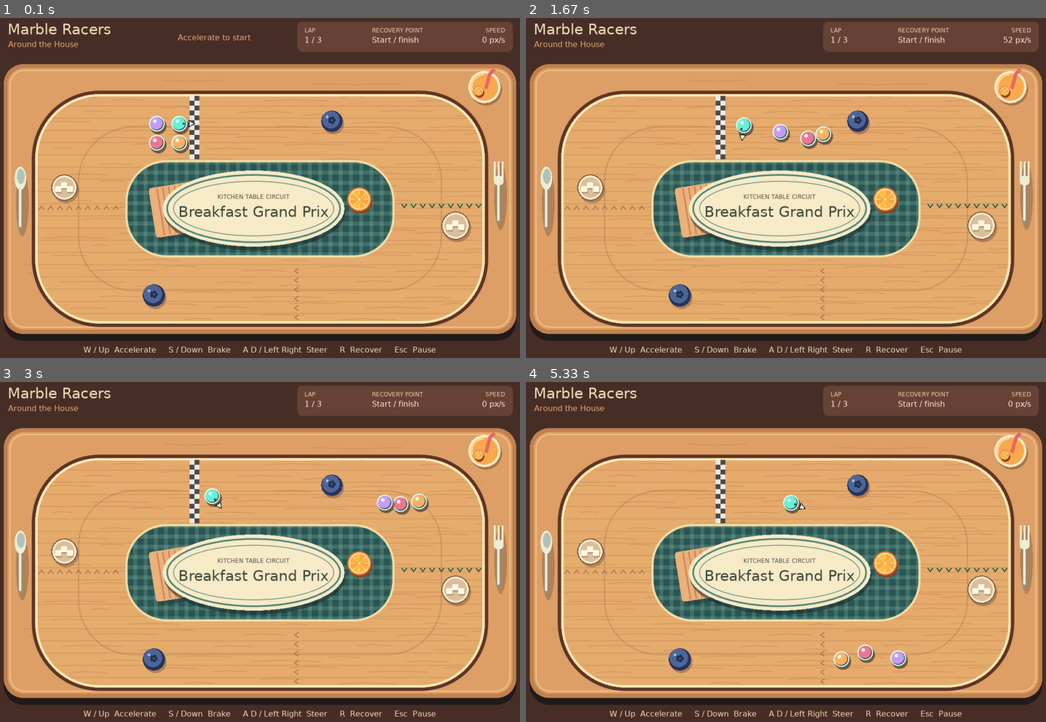
Above: before the commit, frames 1-4 (two rows, left to right).
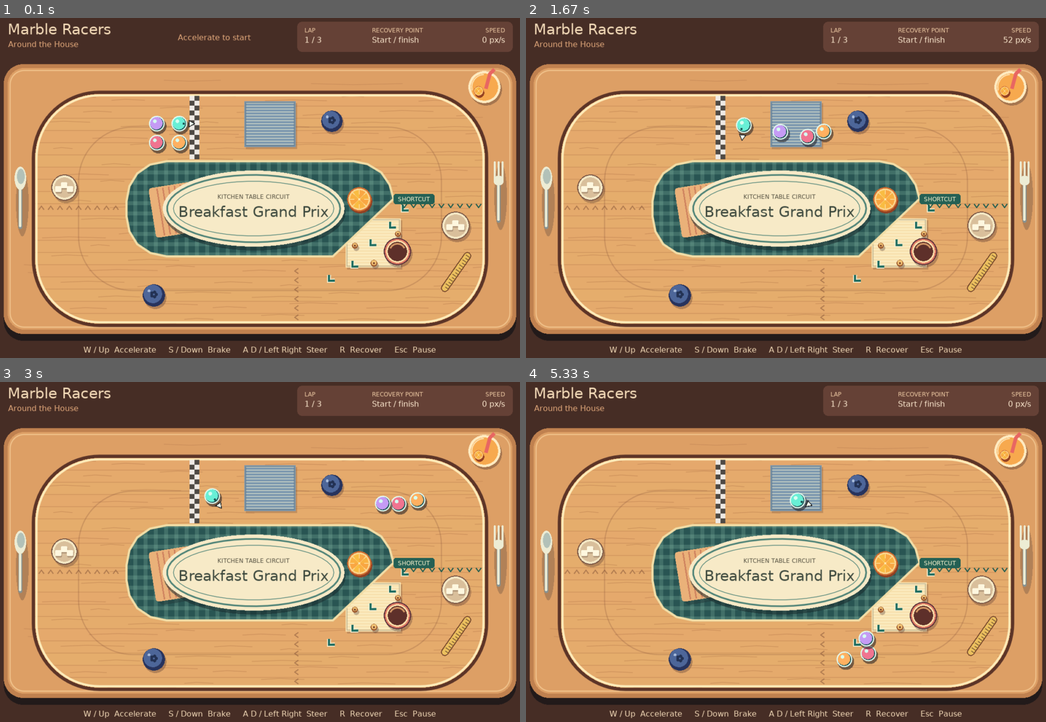
Above: after the commit, the same moments.

Repository: markmcmillan596-cpu/marple-racers
Game: LÖVE game, started from main.lua
Same seed, same stepped clock (60 frames per second), same inputs: the game is played once before the commit and once after it.
Inputs:
- Up to frame 1 (0.1 s): no input
- Up to frame 2 (1.67 s): tap W at 0.33 s; hold Right 0.67-1.13 s; hold Up 1.17-1.47 s; hold Right from 1.5 s (still down)
- Up to frame 3 (3 s): release Right at 1.97 s; hold Left 2-2.53 s; hold Down 2.57-2.87 s; hold Left from 2.9 s (still down)
- Up to frame 4 (5.33 s): release Left at 3.3 s; hold Up 3.33-3.7 s; hold Right 3.73-4.37 s; hold Down 4.4-4.77 s; hold Left 4.8-5.27 s; hold Right from 5.3 s (still down)

The runs differ from the first frame. In frame 1, 3.7% of the frame differs, in the area x 24-91%, y 24-81%; in frame 2, 3.6%; in frame 3, 4.1%; in frame 4, 4.3%, in the area x 24-91%, y 24-85%.

Commit message:
M06: Add surfaces, bank shots, and a legal shortcut

Diff:
--- a/assets/kitchen/art.lua
+++ b/assets/kitchen/art.lua
@@ -45,6 +45,48 @@
     ink(108, 61, 44, 0.22)
     g.setLineWidth(2)
     rounded("line", track.centerline)
+end
+
+function Art.drawSurfaces(regions)
+    for _, region in ipairs(regions) do
+        local x, y, w, h = region.x, region.y, region.w, region.h
+        ink(92, 62, 51, 0.27)
+        g.rectangle("fill", x + 3, y + 4, w, h)
+        if region.material == "napkin" then
+            ink(248, 226, 176)
+        else
+            ink(123, 151, 174)
+        end
+        g.rectangle("fill", x, y, w, h)
+        ink(255, 249, 215, 0.74)
+        g.setLineWidth(1)
+        for row = y + 4, y + h - 4, 6 do
+            g.line(x + 4, row, x + w - 4, row)
+        end
+        ink(67, 72, 74, 0.45)
+        g.rectangle("line", x + 3, y + 3, w - 6, h - 6)
+    end
+end
+
+function Art.drawShortcut(shortcut, font)
+    for _, point in pairs(shortcut.waypoints) do
+        g.push()
+        g.translate(point.x, point.y)
+        g.rotate(2.35)
+        ink(246, 241, 212, 0.92)
+        g.setLineWidth(8)
+        g.line(-4, -8, 4, 0, -4, 8)
+        ink(29, 108, 96)
+        g.setLineWidth(4)
+        g.line(-4, -8, 4, 0, -4, 8)
+        g.pop()
+    end
+    local x, y = shortcut.signX, shortcut.signY
+    ink(36, 96, 84)
+    g.rectangle("fill", x, y, 84, 21, 5)
+    ink(255, 247, 210)
+    g.setFont(font)
+    g.printf(shortcut.label, x, y + 3, 84, "center")
 end
 
 local function infield(mode, track)
@@ -162,11 +204,57 @@
     end
 end
 
+local function drawRuler(prop)
+    local dx, dy = prop.bx - prop.ax, prop.by - prop.ay
+    local length = math.sqrt(dx * dx + dy * dy)
+    local r = prop.radius
+    g.push()
+    g.translate(prop.ax, prop.ay)
+    g.rotate(math.atan2(dy, dx))
+    ink(115, 68, 42)
+    g.rectangle("fill", 0, -r, length, r * 2)
+    g.circle("fill", 0, 0, r)
+    g.circle("fill", length, 0, r)
+    ink(236, 192, 94)
+    g.rectangle("fill", 0, -r + 2, length, r * 2 - 4)
+    g.circle("fill", 0, 0, r - 2)
+    g.circle("fill", length, 0, r - 2)
+    ink(103, 72, 43)
+    g.setLineWidth(1)
+    for x = 0, length, 6 do
+        g.line(x, -r + 3, x, x % 12 == 0 and 3 or 0)
+    end
+    g.pop()
+end
+
 function Art.drawSolid(prop)
+    if prop.kind == "ruler" then
+        drawRuler(prop)
+        return
+    end
     local x, y, r = prop.x, prop.y, prop.radius
     ink(81, 50, 43, 0.34)
     g.circle("fill", x + 3, y + 5, r)
-    if prop.kind == "blueberry" then
+    if prop.kind == "cereal" then
+        ink(151, 79, 38)
+        g.circle("fill", x, y, r)
+        ink(245, 199, 117)
+        g.circle("fill", x, y - 1, r - 1.5)
+        ink(135, 80, 55)
+        g.circle("fill", x, y, r * 0.38)
+    elseif prop.kind == "mug" then
+        ink(83, 42, 55)
+        g.circle("fill", x, y, r)
+        ink(224, 124, 101)
+        g.circle("fill", x, y, r - 2)
+        ink(252, 225, 172)
+        g.circle("fill", x, y, r - 5)
+        ink(94, 48, 42)
+        g.circle("fill", x, y, r - 8)
+        ink(214, 153, 102)
+        g.setLineWidth(3)
+        g.arc("line", "open", x, y, r - 12, 3.6, 5.8)
+    elseif prop.kind == "blueberry" then
         ink(39, 51, 93)
         g.circle("fill", x, y, r)
         ink(77, 102, 153)
--- /dev/null
+++ b/data/physics/surfaces.lua
@@ -0,0 +1,7 @@
+-- Drag is additional velocity decay per second. Grip scales yaw response
+-- and lateral grip. Wood reproduces the original arcade handling.
+return {
+    wood = { drag = 0, grip = 1 },
+    napkin = { drag = 1.55, grip = 1 },
+    placemat = { drag = 0, grip = 0.64 },
+}
--- a/data/racers/breakfast.lua
+++ b/data/racers/breakfast.lua
@@ -1,6 +1,6 @@
 -- Pace scales the target speed. Lane offset moves the line inward (+) or outward (-).
 return {
     { pace = 1.00, laneOffset = -9 },
-    { pace = 0.95, laneOffset = 0 },
+    { pace = 0.95, laneOffset = 0, useShortcut = true },
     { pace = 0.91, laneOffset = 9 },
 }
--- a/main.lua
+++ b/main.lua
@@ -1,19 +1,17 @@
 local Game = require("src.game")
 local Renderer = require("src.renderer")
-local track = require("tracks.kitchen")
-
 local game
 local view
 
 function love.load(arguments)
     love.keyboard.setKeyRepeat(false)
-    local course = track
+    local course = "tracks.kitchen_advanced"
     for _, option in ipairs(arguments) do
         if option == "--classic" then
-            course = require("tracks.breakfast")
+            course = "tracks.breakfast"
         end
     end
-    game = Game.newRace(course)
+    game = Game.newRace(require(course))
     view = Renderer.new()
 end
 
--- a/src/ai_driver.lua
+++ b/src/ai_driver.lua
@@ -6,11 +6,18 @@
 local WAYPOINT_TIMEOUT = 3.5
 local GATE_TIMEOUT = 9
 
-function Driver.new(waypoints, style)
+function Driver.new(waypoints, style, shortcut)
+    local route = waypoints
+    if style.useShortcut and shortcut then
+        route = {}
+        for index, waypoint in ipairs(waypoints) do
+            route[index] = shortcut.waypoints[index] or waypoint
+        end
+    end
     local line = {}
-    for index, waypoint in ipairs(waypoints) do
-        local previous = waypoints[(index - 2) % #waypoints + 1]
-        local following = waypoints[index % #waypoints + 1]
+    for index, waypoint in ipairs(route) do
+        local previous = route[(index - 2) % #route + 1]
+        local following = route[index % #route + 1]
         local dx, dy = following.x - previous.x, following.y - previous.y
         local length = math.sqrt(dx * dx + dy * dy)
         line[index] = {
--- a/src/game.lua
+++ b/src/game.lua
@@ -45,7 +45,7 @@
 function Game.newRace(track, tuning)
     local game = Game.new(track, tuning, track.grid[1])
     for index, style in ipairs(track.opponents) do
-        addRacer(game, track.grid[index + 1], Driver.new(track.waypoints, style))
+        addRacer(game, track.grid[index + 1], Driver.new(track.waypoints, style, track.shortcut))
     end
     game.waiting = true
     return game
--- a/src/marble.lua
+++ b/src/marble.lua
@@ -1,4 +1,5 @@
 local defaults = require("data.physics.arcade")
+local wood = require("data.physics.surfaces").wood
 
 local Marble = {}
 Marble.__index = Marble
@@ -20,17 +21,18 @@
     return math.sqrt(self.vx * self.vx + self.vy * self.vy)
 end
 
-function Marble:step(input, dt)
+function Marble:step(input, dt, surface)
+    surface = surface or wood
     local tuning = self.tuning
     local speed = self:speed()
     local gripLoss = (1 - tuning.minimumSteeringGrip) * speed / tuning.driveSpeed
     local steeringGrip = math.max(tuning.minimumSteeringGrip, 1 - gripLoss)
-    self.angle = (self.angle + input.steer * tuning.steeringRate * steeringGrip * dt) % (2 * math.pi)
+    self.angle = (self.angle + input.steer * tuning.steeringRate * steeringGrip * surface.grip * dt) % (2 * math.pi)
 
     local hx, hy = math.cos(self.angle), math.sin(self.angle)
     -- Resolve velocity along and across the heading so lateral slip fades quickly.
     local forward = self.vx * hx + self.vy * hy
-    local sideways = (self.vy * hx - self.vx * hy) * math.exp(-tuning.lateralDrag * dt)
+    local sideways = (self.vy * hx - self.vx * hy) * math.exp(-tuning.lateralDrag * surface.grip * dt)
     if input.brake then
         local slowdown = math.max(0, speed - tuning.braking * dt) / math.max(speed, 1e-9)
         forward, sideways = forward * slowdown, sideways * slowdown
@@ -40,8 +42,9 @@
         forward = forward * math.exp(-tuning.coastDrag * dt)
     end
 
-    self.vx = hx * forward - hy * sideways
-    self.vy = hy * forward + hx * sideways
+    local drag = math.exp(-surface.drag * dt)
+    self.vx = (hx * forward - hy * sideways) * drag
+    self.vy = (hy * forward + hx * sideways) * drag
     self.x = self.x + self.vx * dt
     self.y = self.y + self.vy * dt
 end
--- a/src/physics.lua
+++ b/src/physics.lua
@@ -1,5 +1,6 @@
 local defaults = require("data.physics.arcade")
 local TrackCollision = require("src.track_collision")
+local Surfaces = require("src.surfaces")
 
 local Physics = {}
 local NEUTRAL = { steer = 0 }
@@ -57,7 +58,8 @@
 function Physics.step(track, marbles, inputs, dt, tuning)
     tuning = tuning or defaults
     for index, marble in ipairs(marbles) do
-        marble:step(inputs[index] or NEUTRAL, dt)
+        local surface = Surfaces.at(track, marble.x, marble.y)
+        marble:step(inputs[index] or NEUTRAL, dt, surface)
     end
     resolveTrack(track, marbles, tuning.trackBounce)
 
--- a/src/renderer.lua
+++ b/src/renderer.lua
@@ -1,5 +1,3 @@
-local KitchenArt = require("assets.kitchen.art")
-
 local Renderer = {}
 Renderer.__index = Renderer
 
@@ -166,10 +164,17 @@
     g.clear(0, 0, 0, 1)
     self:drawTable()
     if track.theme == "kitchen" then
+        local KitchenArt = require("assets.kitchen.art")
         KitchenArt.drawWood(track)
+        if track.surfaceRegions then
+            KitchenArt.drawSurfaces(track.surfaceRegions)
+        end
         KitchenArt.drawInfield(track)
         for _, prop in ipairs(track.decorations) do
             KitchenArt.drawDecor(prop, track, self)
+        end
+        if track.shortcut then
+            KitchenArt.drawShortcut(track.shortcut, self.small)
         end
         for _, prop in ipairs(track.obstacles) do
             KitchenArt.drawSolid(prop)
--- /dev/null
+++ b/src/surfaces.lua
@@ -0,0 +1,20 @@
+local defaults = require("data.physics.surfaces")
+
+local Surfaces = {}
+
+function Surfaces.at(track, x, y)
+    local profiles = track.surfaceProfiles or defaults
+    local regions = track.surfaceRegions
+    if regions then
+        -- The last listed layer wins, just as it does in the artwork.
+        for index = #regions, 1, -1 do
+            local region = regions[index]
+            if x >= region.x and x < region.x + region.w and y >= region.y and y < region.y + region.h then
+                return profiles[region.material], region.material
+            end
+        end
+    end
+    return profiles.wood, "wood"
+end
+
+return Surfaces
--- a/src/track_collision.lua
+++ b/src/track_collision.lua
@@ -44,25 +44,88 @@
     end
 end
 
+local function closestOnSegment(x, y, ax, ay, bx, by)
+    local dx, dy = bx - ax, by - ay
+    local fraction = clamp(((x - ax) * dx + (y - ay) * dy) / (dx * dx + dy * dy), 0, 1)
+    return ax + dx * fraction, ay + dy * fraction
+end
+
+-- The island is a convex polygon with clockwise screen-space vertices.
+local function polygonDistance(points, x, y)
+    local inside = true
+    local closestSquared, nearestX, nearestY = math.huge, 0, 0
+    local edgeX, edgeY
+    local ax, ay = points[#points - 1], points[#points]
+    for index = 1, #points, 2 do
+        local bx, by = points[index], points[index + 1]
+        local dx, dy = bx - ax, by - ay
+        if dx * (y - ay) - dy * (x - ax) < 0 then
+            inside = false
+        end
+        local px, py = closestOnSegment(x, y, ax, ay, bx, by)
+        local nx, ny = x - px, y - py
+        local squared = nx * nx + ny * ny
+        if squared < closestSquared then
+            closestSquared, nearestX, nearestY = squared, nx, ny
+            edgeX, edgeY = dx, dy
+        end
+        ax, ay = bx, by
+    end
+
+    if closestSquared == 0 then
+        local length = math.sqrt(edgeX * edgeX + edgeY * edgeY)
+        return 0, edgeY / length, -edgeX / length
+    end
+    local distance = math.sqrt(closestSquared)
+    local signed = inside and -distance or distance
+    return signed, nearestX / signed, nearestY / signed
+end
+
+local function resolveProp(prop, marble, trackBounce)
+    local x, y = prop.x, prop.y
+    if prop.shape == "capsule" then
+        x, y = closestOnSegment(marble.x, marble.y, prop.ax, prop.ay, prop.bx, prop.by)
+    end
+    local dx, dy = marble.x - x, marble.y - y
+    local squared = dx * dx + dy * dy
+    local reach = prop.radius + marble.radius
+    if squared >= reach * reach then
+        return
+    end
+
+    local bounce = prop.bounce or trackBounce
+    local distance = math.sqrt(squared)
+    if distance > 0 then
+        separate(marble, reach - distance, dx / distance, dy / distance, bounce)
+    elseif prop.shape == "capsule" then
+        local edgeX, edgeY = prop.bx - prop.ax, prop.by - prop.ay
+        local length = math.sqrt(edgeX * edgeX + edgeY * edgeY)
+        separate(marble, reach, edgeY / length, -edgeX / length, bounce)
+    else
+        separate(marble, reach, 1, 0, bounce)
+    end
+end
+
 function Collision.resolve(track, marble, bounce)
     bounce = bounce or defaults.trackBounce
     local outer, ox, oy = roundedRectangle(track.outer, marble.x, marble.y)
     separate(marble, outer + marble.radius, -ox, -oy, bounce)
 
-    local island, ix, iy = roundedRectangle(track.island, marble.x, marble.y)
-    separate(marble, marble.radius - island, ix, iy, bounce)
+    local bounds = track.island
+    local x, y, radius = marble.x, marble.y, marble.radius
+    if x > bounds.x - radius and x < bounds.x + bounds.w + radius
+        and y > bounds.y - radius and y < bounds.y + bounds.h + radius then
+        local distance, nx, ny
+        if track.infield then
+            distance, nx, ny = polygonDistance(track.infield, x, y)
+        else
+            distance, nx, ny = roundedRectangle(bounds, x, y)
+        end
+        separate(marble, radius - distance, nx, ny, bounce)
+    end
 
     for _, obstacle in ipairs(track.obstacles) do
-        local dx, dy = marble.x - obstacle.x, marble.y - obstacle.y
-        local distance = math.sqrt(dx * dx + dy * dy)
-        local overlap = obstacle.radius + marble.radius - distance
-        if overlap > 0 then
-            if distance > 0 then
-                separate(marble, overlap, dx / distance, dy / distance, bounce)
-            else
-                separate(marble, overlap, 1, 0, bounce)
-            end
-        end
+        resolveProp(obstacle, marble, bounce)
     end
 end
 
--- a/tests/ai_race.lua
+++ b/tests/ai_race.lua
@@ -1,7 +1,7 @@
 -- Run from the project root with lua tests/ai_race.lua.
 local Driver = require("src.ai_driver")
 local Game = require("src.game")
-local track = require((arg and arg[1]) or "tracks.kitchen")
+local track = require((arg and arg[1]) or "tracks.kitchen_advanced")
 
 local FRAME = 1 / 60
 local STEP = 1 / 120
--- /dev/null
+++ b/tests/track_mechanics.lua
@@ -0,0 +1,155 @@
+-- Run from the project root with lua tests/track_mechanics.lua.
+local Driver = require("src.ai_driver")
+local Game = require("src.game")
+local Marble = require("src.marble")
+local Physics = require("src.physics")
+local Surfaces = require("src.surfaces")
+local profiles = require("data.physics.surfaces")
+local track = require("tracks.kitchen_advanced")
+local classic = require("tracks.breakfast")
+local kitchen = require("tracks.kitchen")
+
+local STEP, FRAME = 1 / 120, 1 / 60
+local neutral = { steer = 0 }
+local throttle = { accelerate = true, steer = 0 }
+
+local function marbleAt(x, y, angle, vx, vy)
+    local marble = Marble.new({ x = x, y = y, angle = angle })
+    marble.vx, marble.vy = vx, vy
+    return marble
+end
+
+local function near(actual, expected)
+    assert(math.abs(actual - expected) < 1e-7, ("%g differs from %g"):format(actual, expected))
+end
+
+assert(#classic.obstacles == 4 and #kitchen.obstacles == 4)
+assert(classic.surfaceRegions == nil and kitchen.shortcut == nil)
+assert(#kitchen.decorations > 0 and #track.obstacles > #kitchen.obstacles)
+assert(Surfaces.at(track, 480, 224) == profiles.wood)
+assert(Surfaces.at(track, 560, 224) == profiles.placemat)
+assert(Surfaces.at(track, 778, 465) == profiles.napkin)
+assert(Surfaces.at(classic, 560, 224) == profiles.wood)
+
+local wood = marbleAt(480, 224, 0, 180, 0)
+local napkin = marbleAt(774, 465, 0, 180, 0)
+Physics.step(track, { wood }, { throttle }, STEP)
+Physics.step(track, { napkin }, { throttle }, STEP)
+near(wood.vx, 180 + wood.tuning.acceleration * STEP)
+near(napkin.vx, wood.vx * math.exp(-profiles.napkin.drag * STEP))
+
+wood = marbleAt(480, 224, 0, 130, 70)
+local mat = marbleAt(560, 224, 0, 130, 70)
+Physics.step(track, { wood }, { neutral }, STEP)
+Physics.step(track, { mat }, { neutral }, STEP)
+near(wood.vx, 130 * math.exp(-wood.tuning.coastDrag * STEP))
+assert(mat.vy > wood.vy, "Placemat did not retain more lateral slip")
+local steer = { steer = 1 }
+Physics.step(track, { wood }, { steer }, STEP)
+Physics.step(track, { mat }, { steer }, STEP)
+assert(mat.angle < wood.angle, "Placemat did not soften steering")
+
+local override = {
+    surfaceRegions = track.surfaceRegions,
+    surfaceProfiles = { wood = profiles.wood, placemat = profiles.placemat, napkin = { drag = 5, grip = 1 } },
+}
+near(Surfaces.at(override, 778, 465).drag, 5)
+print("PASS wood, napkin drag, placemat traction, and configurable surface profiles")
+
+local cereal, ruler
+for _, prop in ipairs(track.obstacles) do
+    if prop.kind == "cereal" then
+        cereal = cereal or prop
+    elseif prop.kind == "ruler" then
+        ruler = prop
+    end
+end
+local hit = marbleAt(cereal.x, cereal.y - 26, math.pi / 2, 0, 240)
+local cerealBounced = false
+for _ = 1, 24 do
+    Physics.step(track, { hit }, {}, STEP)
+    local dx, dy = hit.x - cereal.x, hit.y - cereal.y
+    assert(dx * dx + dy * dy >= (hit.radius + cereal.radius - 1e-6) ^ 2)
+    cerealBounced = cerealBounced or hit.vy < 0
+end
+assert(cerealBounced, "Spilled cereal failed to rebound the marble")
+print("PASS cereal collision separates and rebounds without repeat penetration")
+
+local dx, dy = ruler.bx - ruler.ax, ruler.by - ruler.ay
+local length = math.sqrt(dx * dx + dy * dy)
+local tx, ty = dx / length, dy / length
+local nx, ny = -ty, tx -- Side facing the race lane.
+local x, y = ruler.ax + 0.5 * dx, ruler.ay + 0.5 * dy
+local vx, vy = 180 * (tx - nx), 180 * (ty - ny)
+local angle = (math.atan2 or math.atan)(vy, vx)
+local bank = marbleAt(x + 25 * nx, y + 25 * ny, angle, vx, vy)
+local incomingSpeed = bank:speed()
+local banked = false
+for _ = 1, 12 do
+    Physics.step(track, { bank }, {}, STEP)
+    assert((bank.x - x) * nx + (bank.y - y) * ny >= bank.radius + ruler.radius - 1e-6)
+    if bank.vx < -150 and bank.vy > 0 then
+        banked = true
+        assert(bank:speed() < incomingSpeed, "The ruler added energy")
+    end
+end
+assert(vx > 0 and banked, "Bank shot did not redirect the marble toward the exit")
+print("PASS angled ruler redirects the marble toward the bend exit without adding speed")
+
+local function routeLength(replacements)
+    local total = 0
+    local previous = track.waypoints[7]
+    for index = 8, 13 do
+        local point = replacements[index] or track.waypoints[index]
+        total = total + math.sqrt((point.x - previous.x) ^ 2 + (point.y - previous.y) ^ 2)
+        previous = point
+    end
+    return total
+end
+local shortcutLength = routeLength(track.shortcut.waypoints)
+local regularLength = routeLength({})
+assert(shortcutLength < regularLength * 0.95)
+
+local function simulate(useShortcut)
+    local game = Game.newRace(track)
+    local player = Driver.new(track.waypoints, {
+        pace = 0.95,
+        laneOffset = 0,
+        useShortcut = useShortcut,
+    }, track.shortcut)
+    local visitLaps = { {}, {}, {}, {} }
+    game:update(FRAME, throttle)
+    for _ = 1, 60 * 45 do
+        local input = assert(player:update(game.player, FRAME, game.progress.finished), "Scripted driver got stuck")
+        local last = game.progress.lastGate
+        game:update(FRAME, input)
+        if game.progress.lastGate ~= last then
+            player:onGate()
+        end
+        for index, racer in ipairs(game.racers) do
+            local px, py = racer.marble.x, racer.marble.y
+            -- This part of the inside route was solid in the original layout.
+            if not racer.progress.finished and px > 751 and px < 803 and py > 447 and py < 491 then
+                assert(racer.progress.nextGateIndex == 3, "Shortcut was taken without crossing the right gate")
+                visitLaps[index][racer.progress.completedLaps + 1] = true
+            end
+        end
+        if #game.finishOrder == 4 then
+            break
+        end
+    end
+    assert(#game.finishOrder == 4)
+    for index, racer in ipairs(game.racers) do
+        assert(racer.progress.completedLaps == 3)
+        assert(racer.recoveries == 0)
+        local expected = index == 3 or (index == 1 and useShortcut)
+        for lap = 1, 3 do
+            assert((visitLaps[index][lap] == true) == expected, "Unexpected racing line")
+        end
+    end
+    return game.racers[1].finishTime
+end
+
+local regularTime, shortcutTime = simulate(false), simulate(true)
+print(("PASS both routes finish four racers with three legal laps; %.0f px regular, %.0f px shortcut; scripted player %.2f s / %.2f s")
+    :format(regularLength, shortcutLength, regularTime, shortcutTime))
--- /dev/null
+++ b/tracks/kitchen_advanced.lua
@@ -0,0 +1,47 @@
+local kitchen = require("tracks.kitchen")
+
+local obstacles = {}
+for index, prop in ipairs(kitchen.obstacles) do
+    obstacles[index] = prop
+end
+
+-- The mug separates the shortcut from the regular bend. Cereals leave a
+-- passable center line through the napkin. The ruler forms an optional bank.
+local additions = {
+    { shape = "circle", kind = "mug", x = 831, y = 492, radius = 28, bounce = 0.52 },
+    { shape = "circle", kind = "cereal", x = 832, y = 456, radius = 6, bounce = 0.28 },
+    { shape = "circle", kind = "cereal", x = 744, y = 480, radius = 6, bounce = 0.28 },
+    { shape = "circle", kind = "cereal", x = 783, y = 516, radius = 7, bounce = 0.28 },
+    { shape = "capsule", kind = "ruler", ax = 974, ay = 501, bx = 928, by = 567, radius = 8, bounce = 0.78 },
+}
+for _, prop in ipairs(additions) do
+    obstacles[#obstacles + 1] = prop
+end
+
+return setmetatable({
+    obstacles = obstacles,
+    surfaceRegions = {
+        { x = 518, y = 184, w = 105, h = 94, material = "placemat" },
+        { x = 725, y = 424, w = 113, h = 101, material = "napkin" },
+    },
+    -- Clockwise convex island. The diagonal from (823,384) to (699,502)
+    -- opens the inside line between the right and far checkpoints.
+    infield = {
+        277, 389, 283, 358, 299, 332, 325, 314, 359, 307,
+        741, 307, 770, 313, 798, 330, 815, 355, 823, 384,
+        699, 502, 359, 502, 326, 495, 299, 477, 283, 451, 277, 420,
+    },
+    shortcut = {
+        label = "SHORTCUT",
+        signX = 823,
+        signY = 374,
+        -- Replace these route targets while preserving recovery indices.
+        waypoints = {
+            [8] = { x = 845, y = 405, speed = 214 },
+            [9] = { x = 819, y = 440, speed = 204 },
+            [10] = { x = 779, y = 476, speed = 207 },
+            [11] = { x = 742, y = 520, speed = 219 },
+            [12] = { x = 694, y = 549, speed = 247 },
+        },
+    },
+}, { __index = kitchen })
